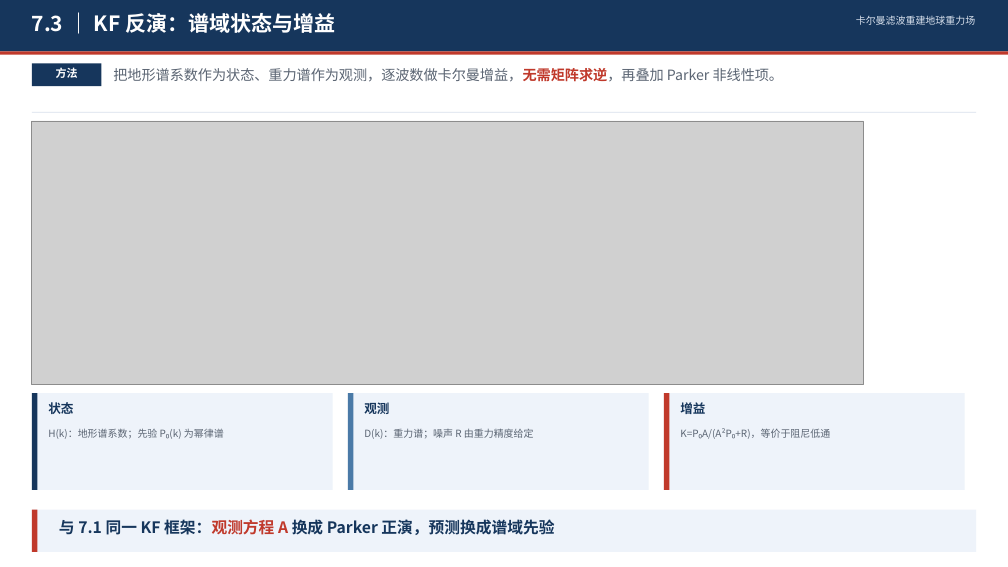
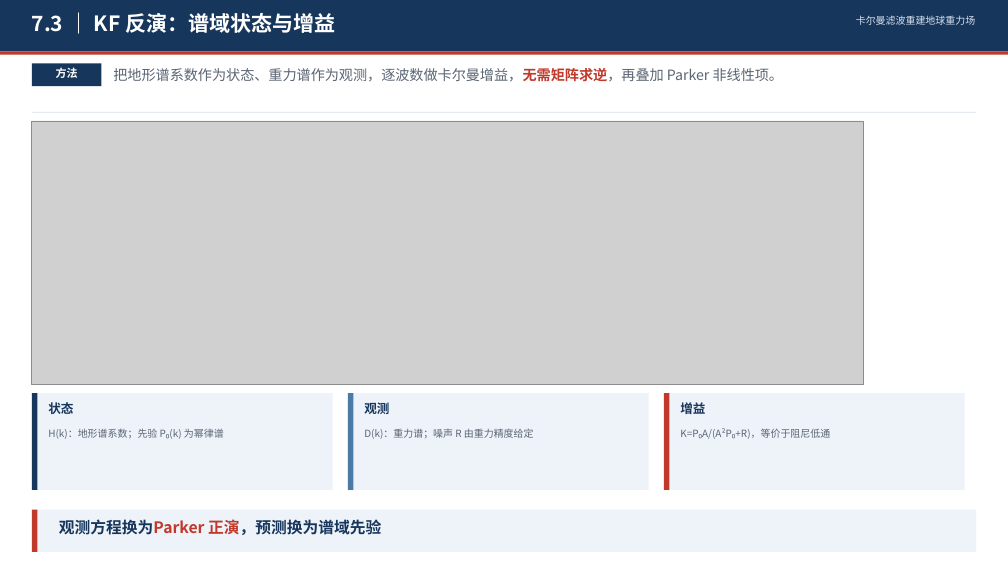
Before and after one commit to shuyunkai/kalman_gravity, a slide deck: slide 3 of ppt/KF方法与结果_五页.pptx. Drawn at 1008x567 pixels with LibreOffice and Linux fonts; fonts in the diff are those of the drawing; grey boxes stand for pictures. Boxes give left, top, right and bottom in pixels: in the first picture for what was removed or moved away, otherwise in the second. Text is boxed around its words. In the diff, an @@ line names an element or a change of style, - is before the commit and + after.

```diff
--- a/ppt/KF方法与结果_五页.pptx
+++ b/ppt/KF方法与结果_五页.pptx
@@ text at (x1=59, y1=519, x2=381, y2=535): text changed @@
-与 7.1 同一 KF 框架：观测方程 A 换成 Parker 正演，预测换成谱域先验
+观测方程换为Parker 正演，预测换为谱域先验
```
Also in this commit, not shown: 3 other slides changed, 5 other files.
